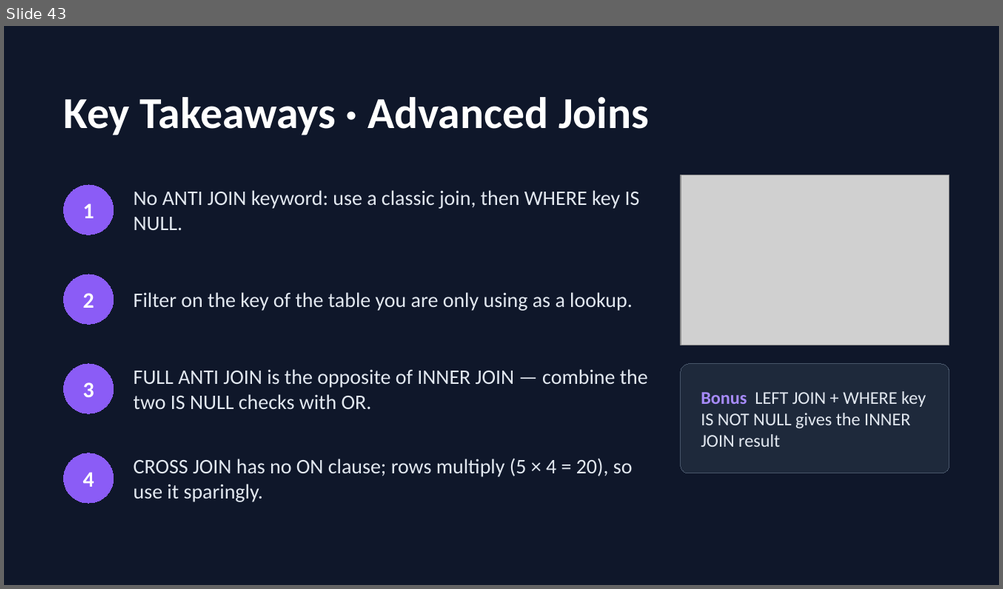
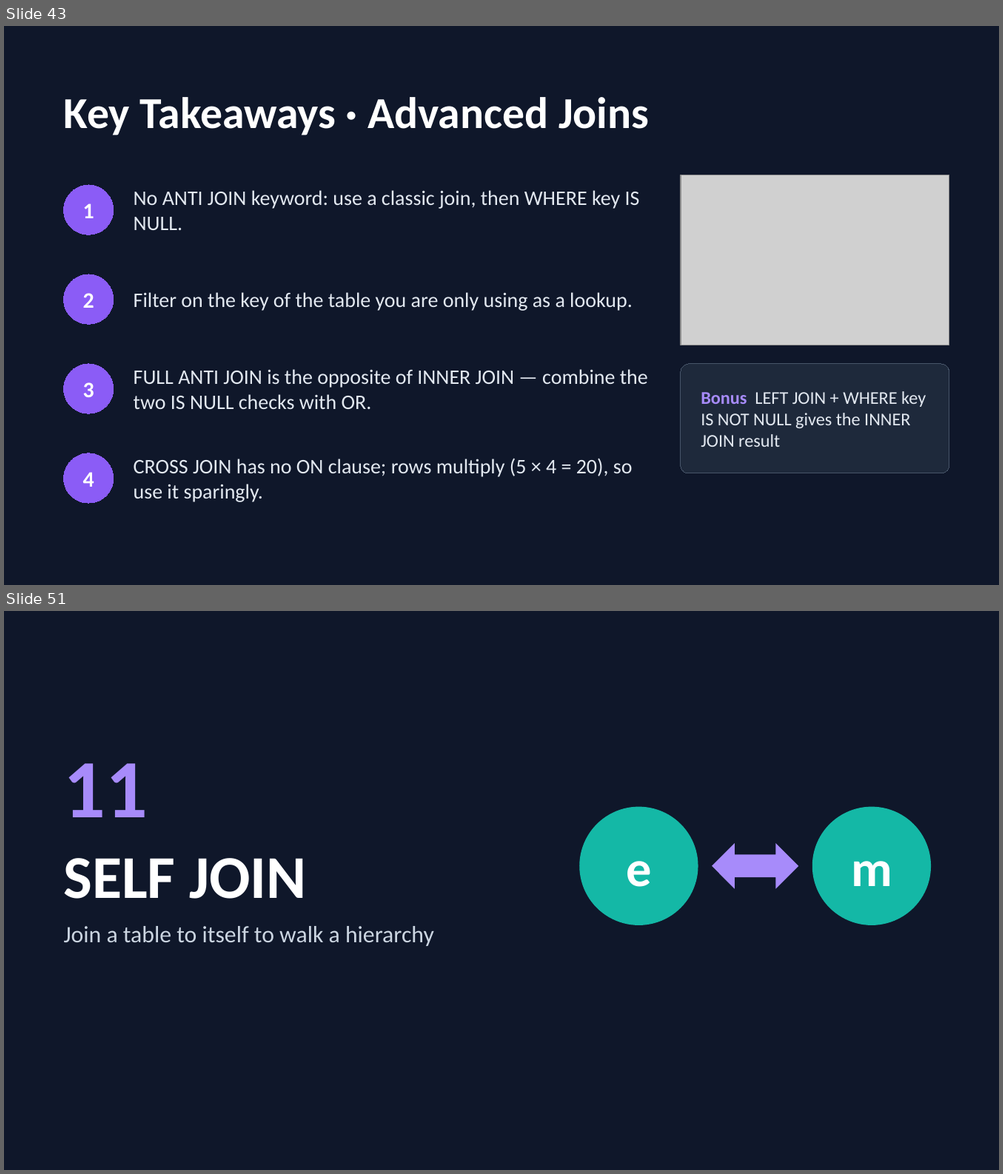
Before and after one commit to GreenwaysTechnology/icicibank_data_sql_reds_kafka, a slide deck: Module_03_Advanced_SQL_Queries/SQL_Joins_Basics.pptx. Shown one above the other, each under a label of ours: slide 43 before the commit, slides 43 and 51 after it; the slides between them are not shown. The pictures are 1003x589 and 1003x1174 pixels, drawn with LibreOffice and Linux fonts; fonts in the diff are those of the drawing; grey boxes stand for pictures. Boxes give left, top, right and bottom in pixels: in the first picture for what was removed or moved away, otherwise in the second. Text is boxed around its words. In the diff, an @@ line names an element or a change of style, - is before the commit and + after.

```diff
--- a/Module_03_Advanced_SQL_Queries/SQL_Joins_Basics.pptx
+++ b/Module_03_Advanced_SQL_Queries/SQL_Joins_Basics.pptx
@@ slide 51 added at (4,611,999,1170), background #0F172A @@
@@ text added at (64,763,148,817), 60 pt, text #A78BFA, bold @@
+11
@@ ellipse added at (579,807,697,925), fill #14B8A6, 36.7 pt, text #FFFFFF, bold @@
+e
@@ ellipse added at (811,807,930,925), fill #14B8A6, 36.7 pt, text #FFFFFF, bold @@
+m
@@ left right arrow added at (711,843,798,889), fill #A78BFA @@
@@ text added at (64,858,307,899), 44 pt, text #FFFFFF, bold @@
+SELF JOIN
@@ text added at (64,926,434,946), 17 pt, text #CBD5E1 @@
+Join a table to itself to walk a hierarchy
```
Also in this commit, not shown: 5 slides changed, 33 other slides added.
